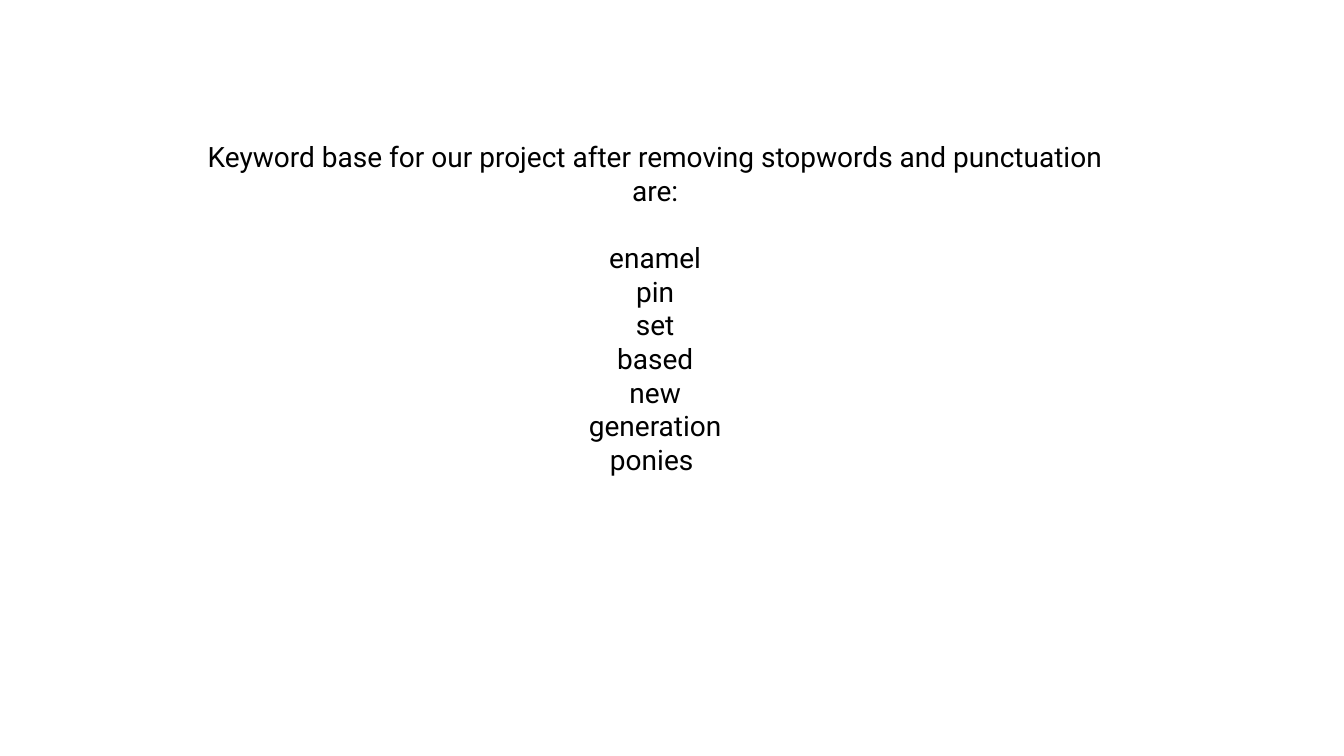
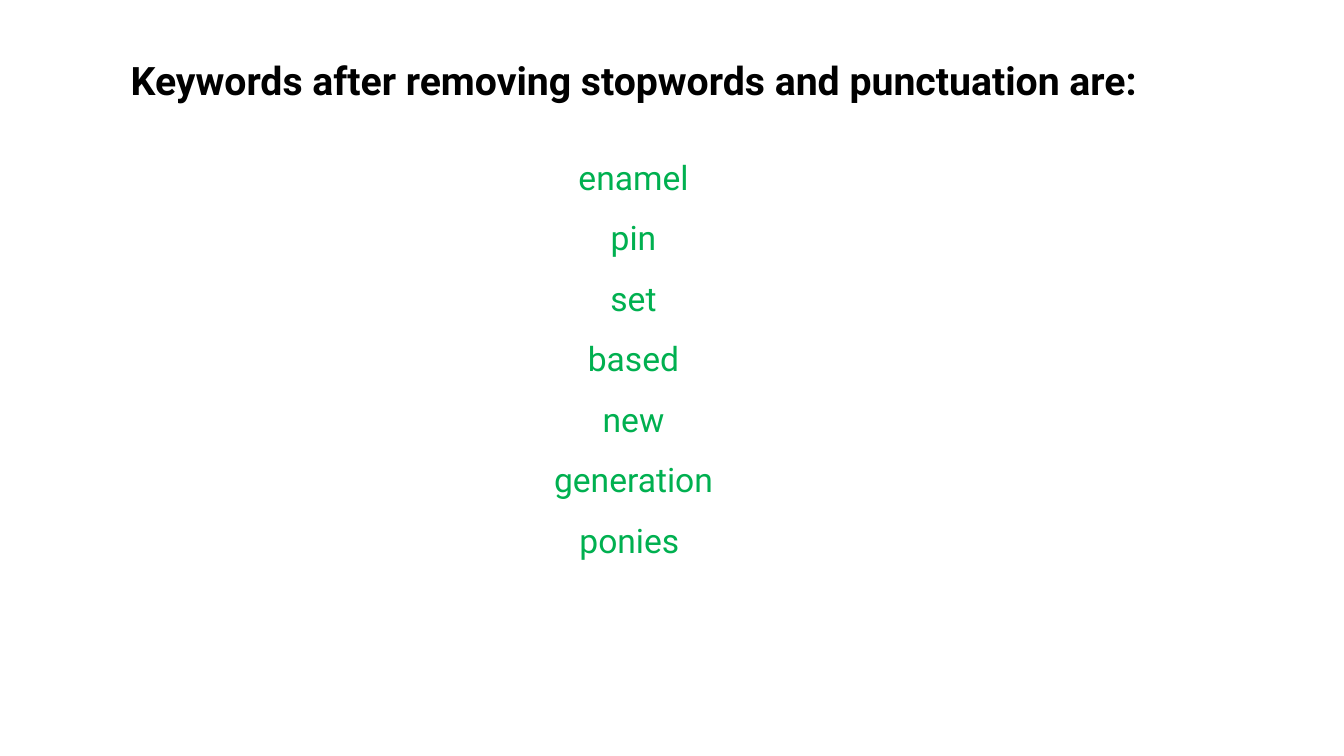
Before and after one commit to nicolerichter1989/kickstarter, a slide deck: slide 10 of kickstarter_presentation.pptx. Drawn at 1344x756 pixels with LibreOffice and Linux fonts; fonts in the diff are those of the drawing; background and template pictures are left out. Boxes give left, top, right and bottom in pixels: in the first picture for what was removed or moved away, otherwise in the second. Text is boxed around its words. In the diff, an @@ line names an element or a change of style, - is before the commit and + after.

```diff
--- a/kickstarter_presentation.pptx
+++ b/kickstarter_presentation.pptx
@@ text "Keywords after removing stopwords and ...": place and size @@
-text "Keywords after removing stopwords and ..." at box(208, 145, 1102, 442)
+text "Keywords after removing stopwords and ..." at box(131, 65, 1136, 560)
@@ text at box(131, 65, 1136, 104): text changed; size 20 to 28 pt; bold on @@
-Keyword base for our project after removing stopwords and punctuation are:
+Keywords after removing stopwords and punctuation are:
@@ text at box(554, 164, 713, 560): size 20 to 24 pt, text colour #000000 to #00B050 in "enamel", "pin", "set", "based" and 3 more places; line spacing 1 to 1.5 @@
```
Also in this commit, not shown: 1 slide added, 1 slide removed.
